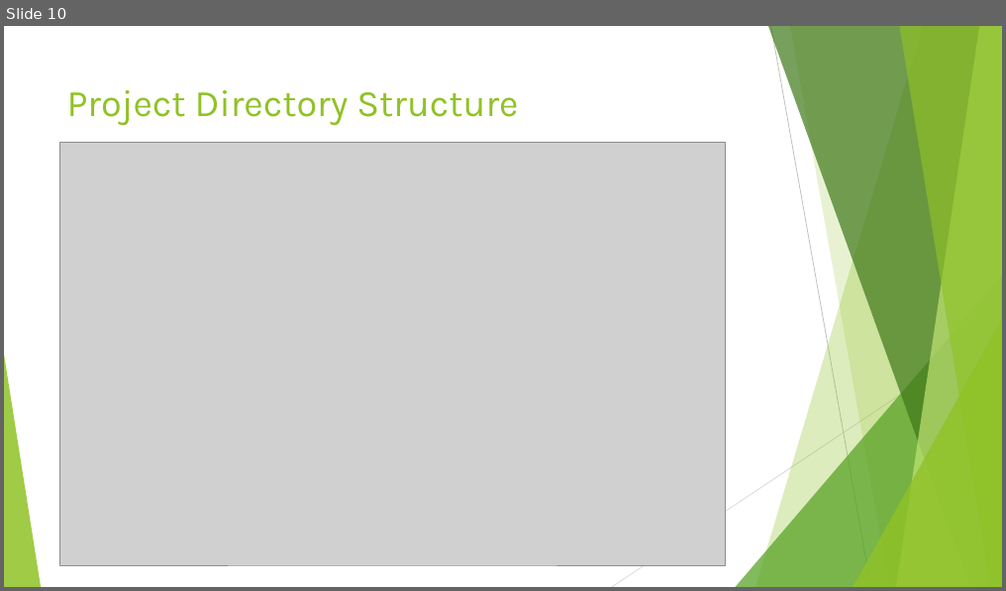
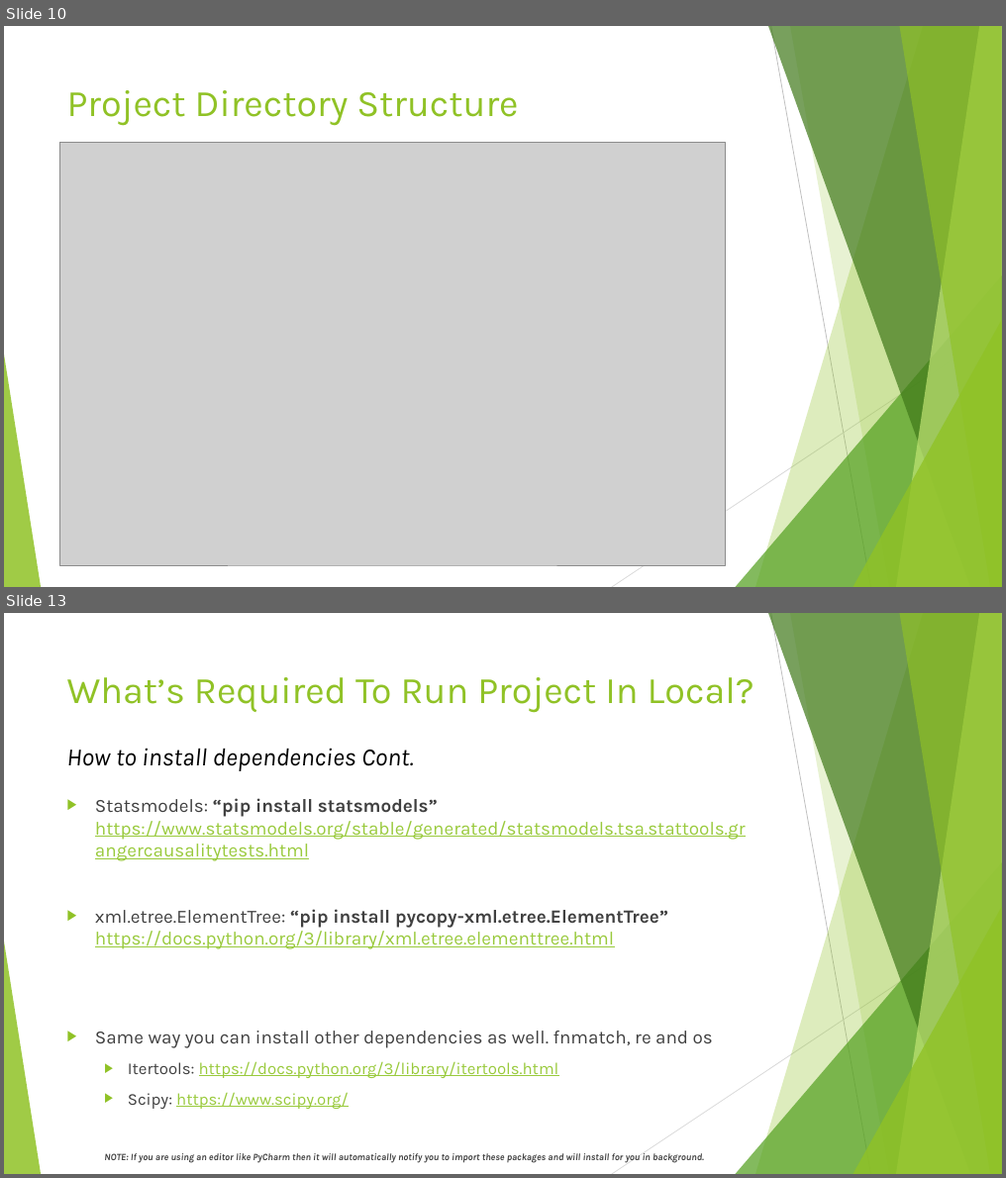
Before and after one commit to hsiddhu2/CourseProject, a slide deck: documentation/Project Presentation.pptx. Shown one above the other, each under a label of ours: slide 10 before the commit, slides 10 and 13 after it; the slides between them are not shown. The pictures are 1006x591 and 1006x1178 pixels, drawn with LibreOffice and Linux fonts; fonts in the diff are those of the drawing; grey boxes stand for pictures. Boxes give left, top, right and bottom in pixels: in the first picture for what was removed or moved away, otherwise in the second. Text is boxed around its words. In the diff, an @@ line names an element or a change of style, - is before the commit and + after.

```diff
--- a/documentation/Project Presentation.pptx
+++ b/documentation/Project Presentation.pptx
@@ slide 13 added at <box>4,613,1002,1174</box>, background #FFFFFF; not listed: 10 template elements that a slide beside it also shows @@
@@ title added at <box>67,677,754,713</box>, 36 pt, text #90C226 @@
+What’s Required To Run Project In Local?
@@ text added at <box>66,748,414,771</box>, 24 pt, text #000000, italic @@
+How to install dependencies Cont.
@@ text added at <box>95,798,746,1163</box>, 18 pt, text #404040 @@
+▶ Statsmodels: “pip install statsmodels” https://www.statsmodels.org/stable/generated/statsmodels.tsa.stattools.grangercausalitytests.html
+▶ xml.etree.ElementTree: “pip install pycopy-xml.etree.ElementTree” https://docs.python.org/3/library/xml.etree.elementtree.html
+▶ Same way you can install other dependencies as well. fnmatch, re and os
+  ▶ Itertools: https://docs.python.org/3/library/itertools.html
+  ▶ Scipy: https://www.scipy.org/
+  NOTE: If you are using an editor like PyCharm then it will automatically notify you to import these packages and will install for you in background.
```
Also in this commit, not shown: 2 slides changed, 3 other slides added.
